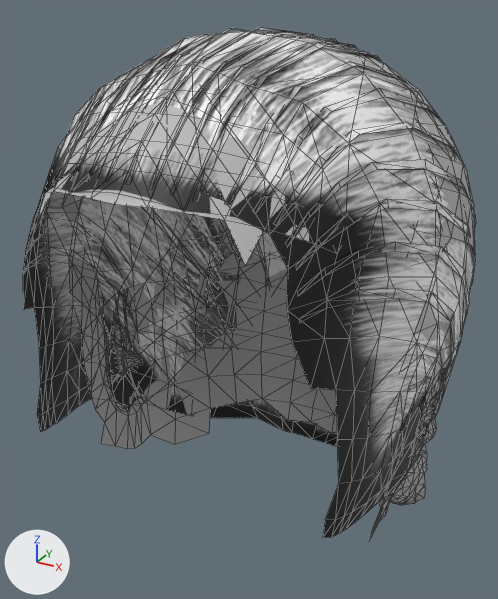
Renders of the glTF model avatar_studio/web/hair/short04.glb from each side of a commit.
Rendered twice from a camera (50 mm lens) standing at (0.112, -0.208, 1.712) and looking at (-0.005, 0.006, 1.605). Every picture has the same lights, and +X, +Y and +Z are marked at lower left. The first picture is the older version. Mesh edges are drawn as thin lines. Vertices at exactly the same position are counted once.

Names of what the first picture shows: 'short04'.
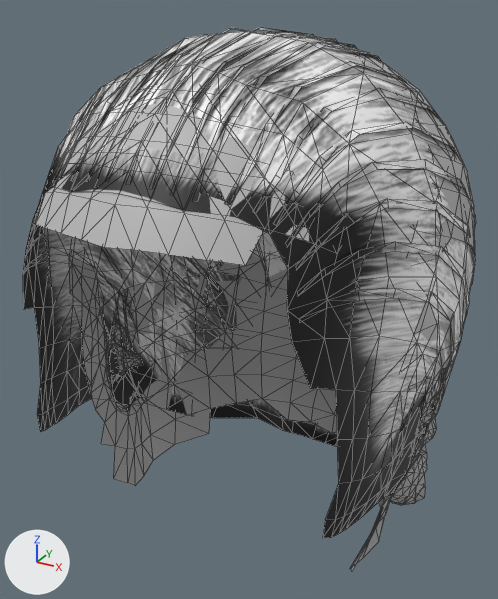
Location of each change, (x1, y1, x2, y2) in pixels of the pictures (498 x 599 px):
'short04', reshaped (6% taller)
    before: (23, 27, 476, 538)
    after: (23, 27, 476, 571)
part 1 of me_mesh_0, added
    after: (35, 192, 245, 266)
part 2 of me_mesh_0, added
    after: (350, 516, 385, 571)
part 3 of me_mesh_0, added
    after: (114, 435, 175, 486)

The change, as a diff of the scene's bpy script:
```diff
--- a/avatar_studio/web/hair/short04.glb.py
+++ b/avatar_studio/web/hair/short04.glb.py
@@ me_mesh_0 @@
 # used by ob_short04; location = (0.0, 0.0, 0.0)
-me_mesh_0.from_pydata(...)  # 1910 vertices, 2924 faces; spans x -0.074..0.073, y -0.075..0.098, z 1.511..1.703
+me_mesh_0.from_pydata(...)  # 1927 vertices, 2956 faces; spans x -0.074..0.073, y -0.08..0.098, z 1.511..1.703
+# me_mesh_0 part 1
+# 7 vertices are added at x -0.027..0.027, y -0.08..-0.074, z 1.653..1.654
+# 14 new faces join them
+# me_mesh_0 part 2
+# 5 vertices are added at (0.05, -0.017, 1.515), (0.052, -0.008, 1.514), (0.055, 0.003, 1.514), (0.054, -0.026, 1.523), (0.051, -0.02, 1.518)
+# 9 new faces join them
+# me_mesh_0 part 3
+# 5 vertices are added at (-0.05, -0.017, 1.515), (-0.052, -0.008, 1.514), (-0.055, 0.003, 1.514), (-0.054, -0.026, 1.523), (-0.051, -0.02, 1.518)
+# 9 new faces join them
+# other edits to the shape of me_mesh_0 do not show in these pictures
 me_mesh_0.materials.append(mat_short04)
```
